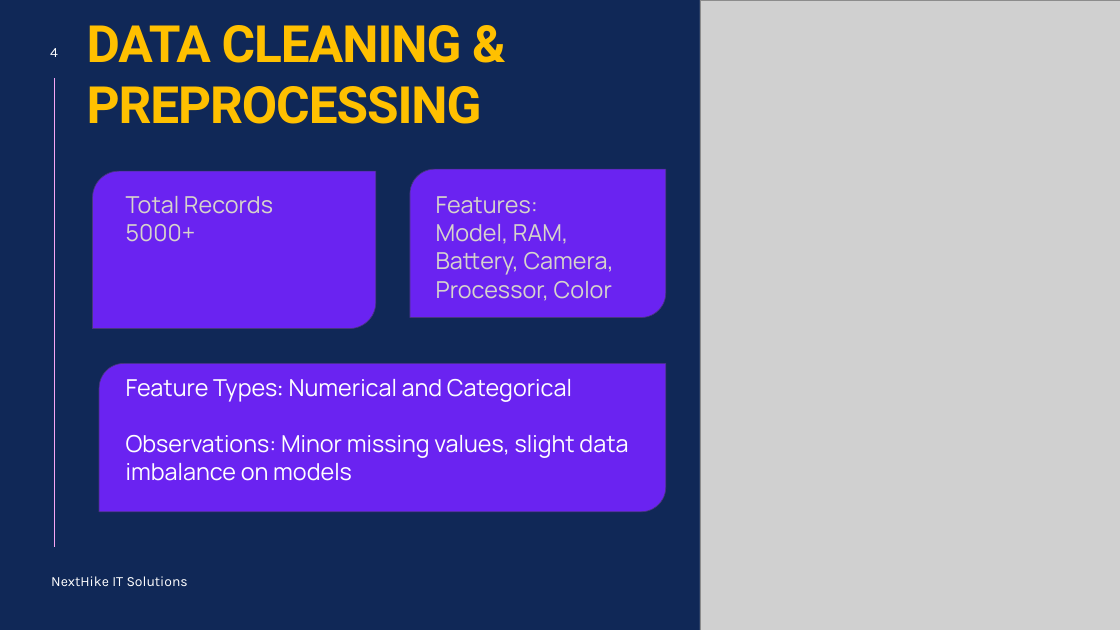
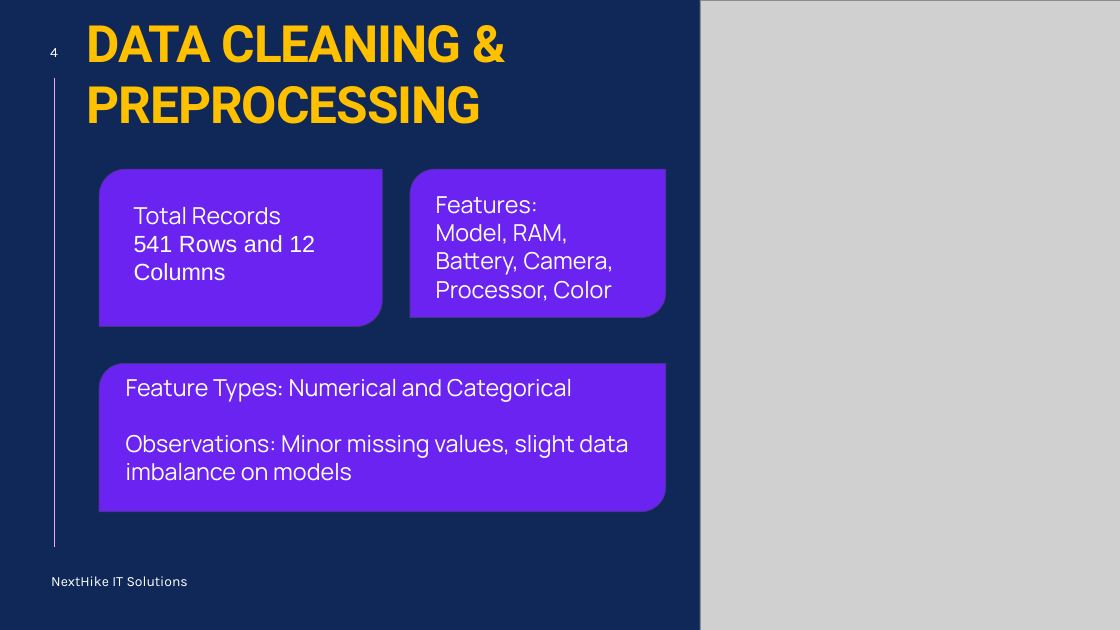
Before and after one commit to tayade-aniket/mobile-price-prediction-NHIS, a slide deck: slide 4 of ppt.pptx. Drawn at 1120x630 pixels with LibreOffice and Linux fonts; fonts in the diff are those of the drawing; grey boxes stand for pictures. Boxes give left, top, right and bottom in pixels: in the first picture for what was removed or moved away, otherwise in the second. Text is boxed around its words. In the diff, an @@ line names an element or a change of style, - is before the commit and + after.

Commit message:
ppt commit

```diff
--- a/ppt.pptx
+++ b/ppt.pptx
@@ round diag rect: place and size @@
-round diag rect at (92,171,376,329)
+round diag rect at (99,169,382,326)
@@ text "Total Records": place and size @@
-text "Total Records" at (126,196,273,242)
+text "Total Records" at (134,207,315,281)
@@ text at (134,207,281,225): text colour #D7D4CC to #FFFFFF in "Total Records" @@
@@ text "Features:" at (436,196,614,301): text colour #D7D4CC to #FFFFFF @@
@@ text at (134,235,315,281): text changed; font Manrope to Arial; text colour #D7D4CC to #FFFFFF @@
-5000+
+541 Rows and 12 Columns
```
Also in this commit, not shown: 1 other slide changed, 4 slides added, 2 slides removed.
